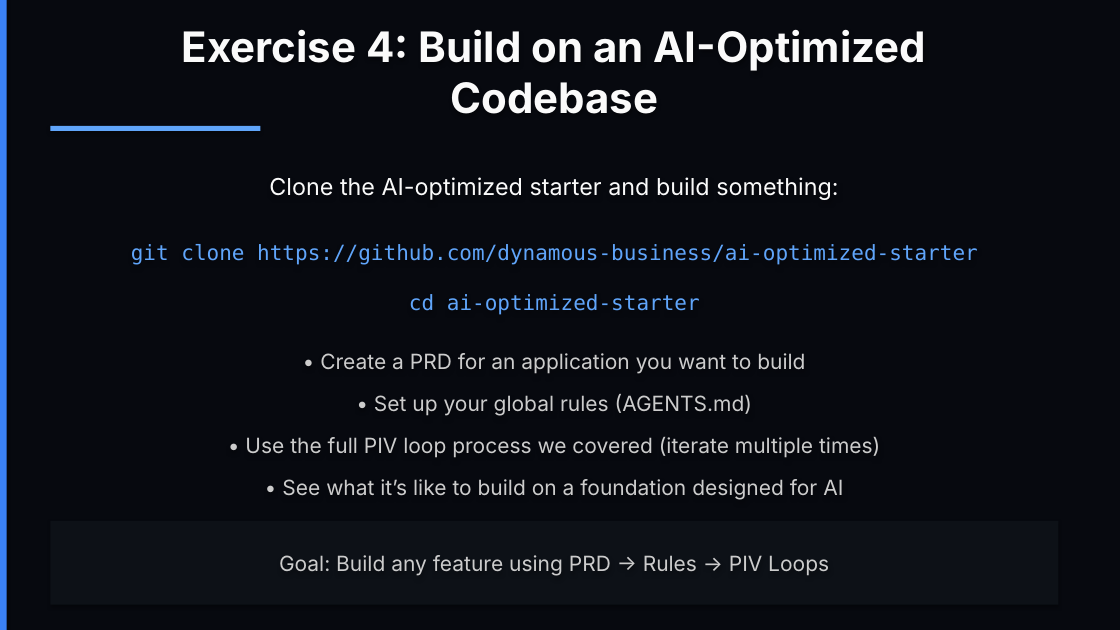
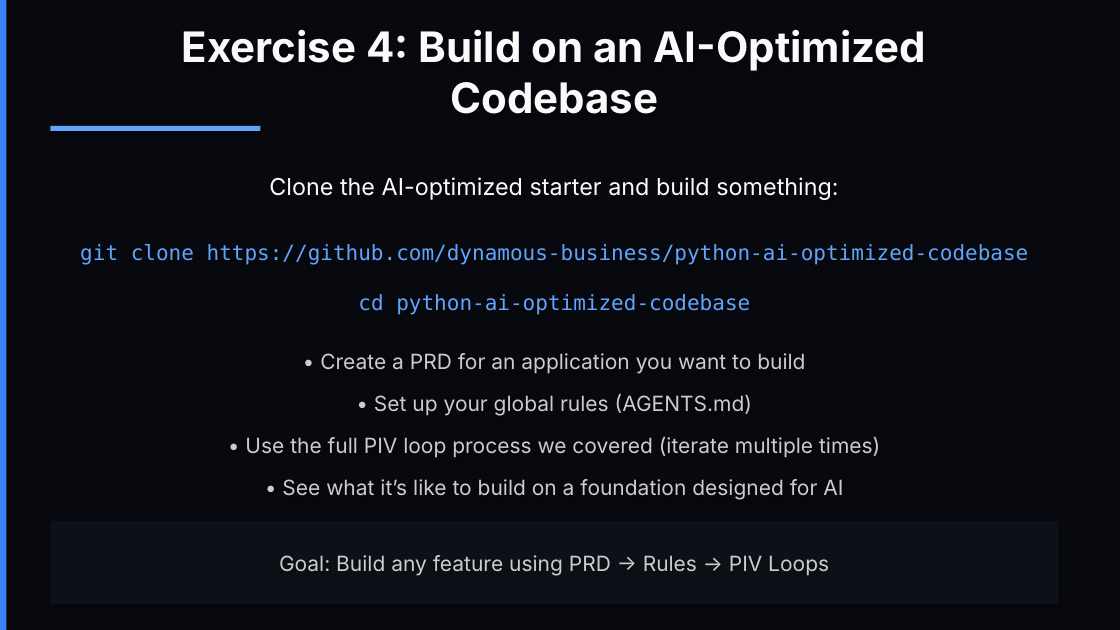
Before and after one commit to dynamous-business/cisco-workshop-resources, a slide deck: slide 48 of cisco-workshop-slides.pptx. Drawn at 1120x630 pixels with LibreOffice and Linux fonts; fonts in the diff are those of the drawing. Boxes give left, top, right and bottom in pixels: in the first picture for what was removed or moved away, otherwise in the second. Text is boxed around its words. In the diff, an @@ line names an element or a change of style, - is before the commit and + after.

```diff
--- a/cisco-workshop-slides.pptx
+++ b/cisco-workshop-slides.pptx
@@ text at [80,244,1029,265]: text changed @@
-git clone https://github.com/dynamous-business/ai-optimized-starter
+git clone https://github.com/dynamous-business/python-ai-optimized-codebase
@@ text at [358,294,750,315]: text changed @@
-cd ai-optimized-starter
+cd python-ai-optimized-codebase
```
Also in this commit, not shown: 7 other slides changed, 9 other files.
